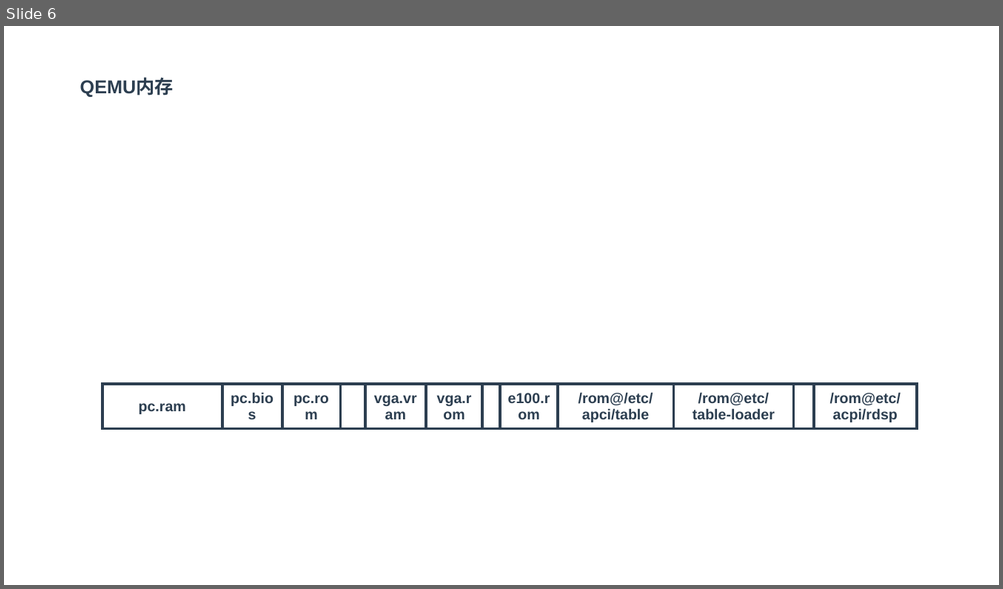
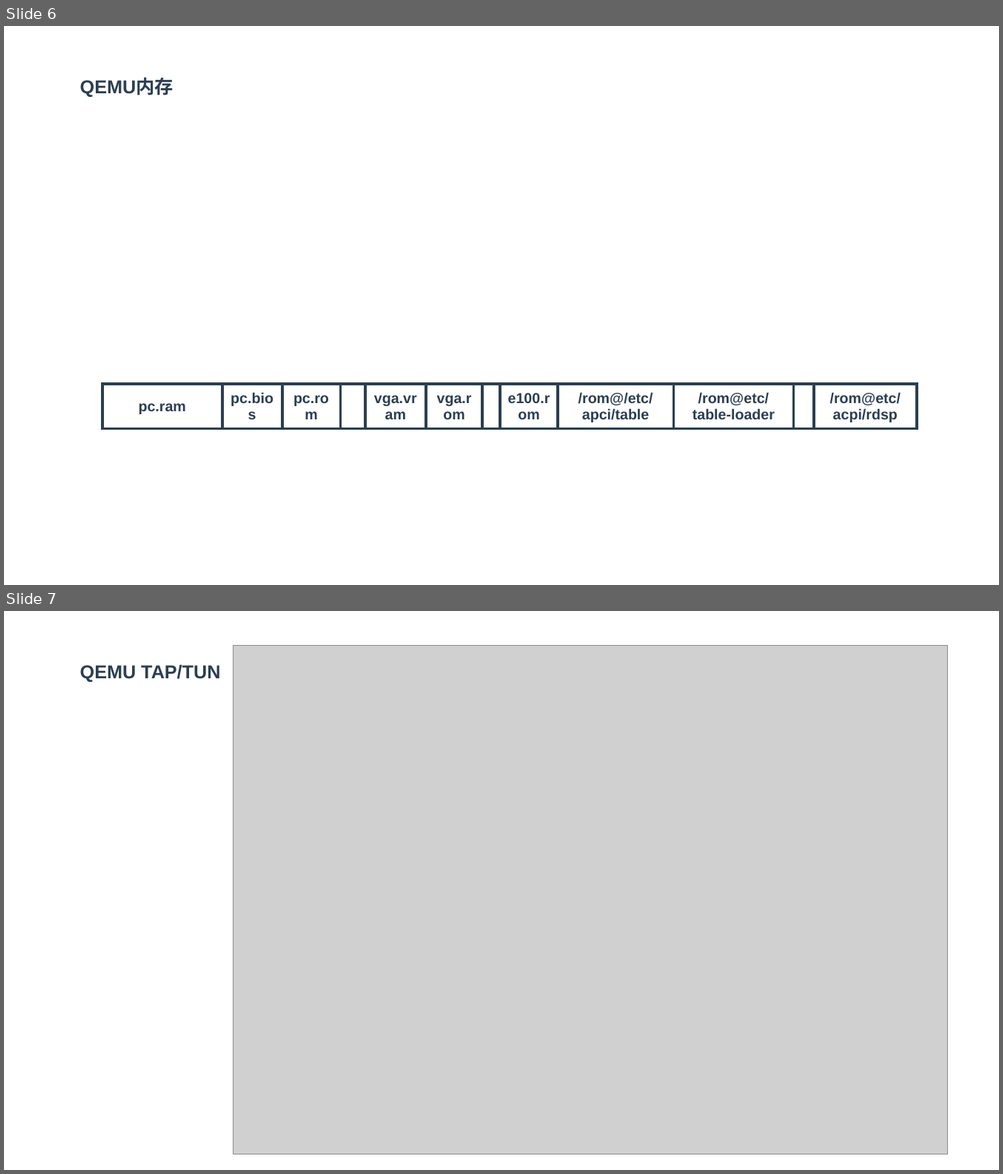
Before and after one commit to zaiqiang-dong/zaiqiang, a slide deck: picture/qemu/qemu.pptx. Shown one above the other, each under a label of ours: slide 6 before the commit, slides 6 and 7 after it. The pictures are 1003x589 and 1003x1174 pixels, drawn with LibreOffice and Linux fonts; fonts in the diff are those of the drawing; grey boxes stand for pictures. Boxes give left, top, right and bottom in pixels: in the first picture for what was removed or moved away, otherwise in the second. Text is boxed around its words. In the diff, an @@ line names an element or a change of style, - is before the commit and + after.

```diff
--- a/picture/qemu/qemu.pptx
+++ b/picture/qemu/qemu.pptx
@@ slide 7 added at [4, 611, 999, 1170], background #FFFFFF @@
@@ picture added at [234, 645, 948, 1154] @@
@@ text added at [80, 664, 220, 682], 18 pt, text #2C3E50, bold @@
+QEMU TAP/TUN
```
Also in this commit, not shown: 1 slide removed, 1 other file.
